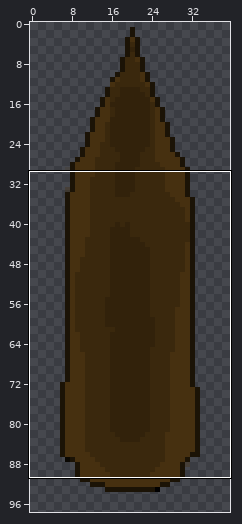
One commit to this sprite sheet: Resources/boat.png. The first picture is a wide view before the edit; the outline marks the close-up.
Close-up. The starting point:
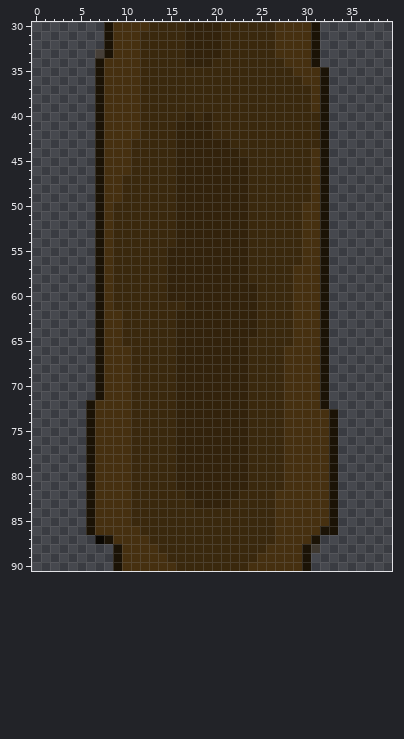
The file is 40x98 pixels. Pixels under 10% opacity are left out. Colours within 5 levels of each other are drawn and written as one. Shown: x 0..39, y 30..90. The commit also changed other parts of the picture, which this record leaves out.
After the commit:
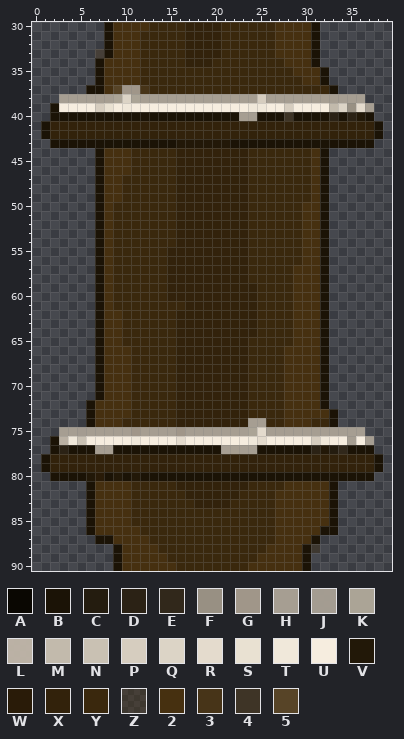
Palette (. is transparent): A #0a0702fe  B #1b1306  C #241c0f  D #2b2215  E #31281b  F #989083  G #a09689  H #a69e92  J #a9a195f2  K #aba496  L #bfb5a8f6  M #c2baac  N #c9c1b3  P #d6cdbf  Q #dcd4c6  R #e4dbcd  S #e9e1d2  T #f0e8da  U #f6eddf  V #221808  W #291b08  X #32220b  Y #3a280d  Z #4530115e  2 #463010  3 #473418  4 #3e3426  5 #574427
The edit:
@@ x 0..39 @@
 36 .......B2222YYYYYYYYYYYYYYYYYY22B.......
-37 .......B2222YYYYYYYYYYYYYYYYYYY2B.......
-38 .......B2222YYYYYYYYYYYYYYYYYYY2B.......
-39 .......B2222YYYYYYYYYYYYYYYYYYY2B.......
-40 .......B2222YYYYYXYXYYYYYYYYYYYYB.......
-41 .......B2222YYYYXXXXYYYYYYYYYYYYB.......
-42 .......B2222YYYYXXXXYYYYYYYYYYYYB.......
-43 .......B222YYYYYXXXXXXYYYYYYYYYYB.......
-44 .......B222YYYYYXXXXXXXYYYYYYYY2B.......
+37 ......BB25GG3YYYYYYYYYYYYYYYYYYYYB......
+38 ...HHHHHHKQKHHHHHHHHHHHHHPHHHHHHHHHHH...
+39 ..BUUUUPSUTUUUUUUUUUUUUUTTUUPUUUUMQFRH..
+40 ..BBBBBBBBBBBBBBBBBBBBBHHBBB4BBBBDBDVB..
+41 .BXXXXXXXXXXXXXXXXXXXXXXXXXXXXXXXXXXXXB.
+42 .BXXXXXXXXXXXXXXXXXXXXXXXXXXXXXXXXXXXXB.
+43 ..BBBBBBBBBBBBBBVVVVVVBBBBBBBBBBBBBBBB..
+44 .......B222YYYYYXXXXXXXXYYYYYYY2B.......
 45 .......B222YYYYYXXXXXXXXYYYYYYY2B.......
@@ x 0..39 @@
 73 ......B2222YYYYYXXXXXXXXYYYY22222B......
-74 ......B2222YYYYYXXXXXXXXYYYY22222B......
-75 ......B2222YYYYYXXXXXXXXYYYY22222B......
-76 ......B2222YYYYYXXXXXXXXYYYY22222B......
-77 ......B2222YYYYYXXXXXXXXYYYY22222B......
-78 ......B2222YYYYYXXXXXXXXYYYY22222B......
-79 ......B2222YYYYYXXXXXXXXYYYY22222B......
-80 ......B2222YYYYYXXXXXXXXYYYY22222B......
+74 ......B222YYYYYYXXXXXXXXHHYY222YYB......
+75 ...HHJHHHHHGHHHHGHHHHHHHKRHHHHHHHHHHH...
+76 ..BLTNUUUUUTUUUURUUUUUUUTRUUUUUPTUUHUH..
+77 ..BDBBBHHBBBBBBBBBBBBHHHHBBBBBBDVCEBBB..
+78 .BXXXXXXXXXXXXXXXXXXXXXXXXXXXXXXXXXXXXB.
+79 .BXXXXXXXXXXXXXXXXXXXXXXXXXXXXXXXXXXXXB.
+80 ..BBBBVWBVBVBBBBBBBBBBBBBBBBBBBBBBBBBB..
 81 ......B2222YYYYYXXXXXXXXYYYY22222B......
@@ x 5..9 @@
 86 .B222
-87 ..AB2
+87 ..BB2
 88 ....B
